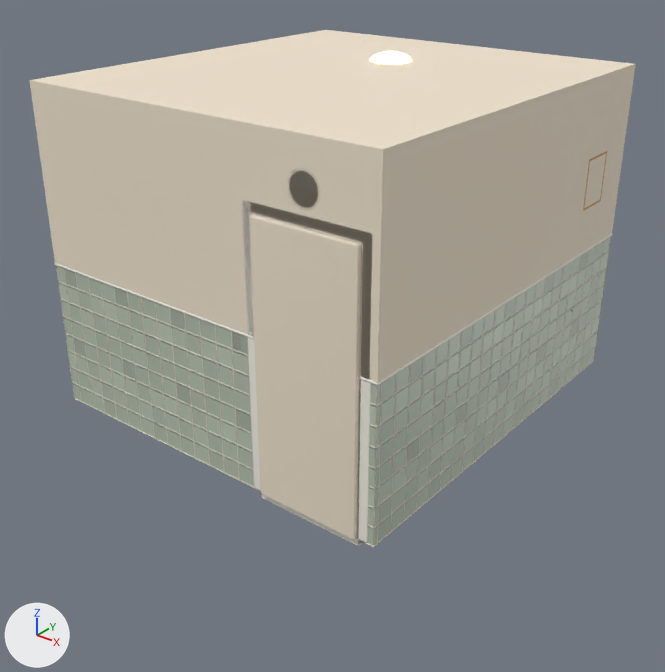
Two versions of the glTF model bathroom/art/bathroom_room.glb, one commit apart.
The view is the same before and after, from a 50 mm lens placed at (4.32, -6.54, 3.83), pointed at (0.33, -1.55, 0.73). Lighting does not change. The marker at lower left points along +X, +Y and +Z. The picture after the commit comes second. Where no turn or scale is listed for an object, it has been applied to the vertices.

The first picture shows 'Ceiling', 'DoorCasing', 'DoorLeaf', 'FrontPaint0', 'FrontPaint1', 'FrontPaint2', 'FrontTile0', 'FrontTile1', 'RightPaint0', 'RightTile0' and 9 more.
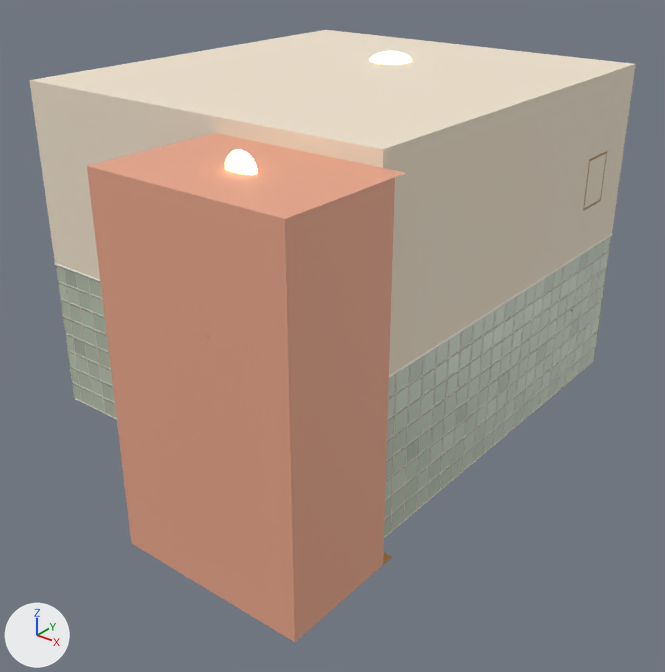
Changed parts and their boxes [x1, y1, x2, y2] in the pictures (665 x 672 px):
'HallEnd', added (beige): after [87, 166, 295, 642]
'HallRight', added (beige): after [285, 177, 395, 642]
'DoorLeaf', deleted (pale yellow): before [249, 215, 361, 540]
'HallCeiling', added (beige): after [89, 133, 405, 219]
'HallLamp', added (beige): after [225, 150, 258, 175]
'HallFloor', added: after [383, 553, 392, 565]
'FrontPaint2', unchanged, covered by the edit: before [29, 80, 254, 337]; after [29, 80, 248, 280]
'FrontTile1', unchanged, covered by the edit: before [56, 266, 255, 488]; after [56, 266, 117, 419]
'FrontPaint1', unchanged, covered by the edit: before [248, 123, 363, 243]; after [248, 123, 363, 164]
'FrontPaint0', unchanged, covered by the edit: before [360, 145, 383, 383]; after [363, 145, 383, 168]

The change, as a diff of the scene's bpy script:
```diff
--- a/bathroom/art/bathroom_room.glb.py
+++ b/bathroom/art/bathroom_room.glb.py
@@ mat_ck2_hallpaint @@
+mat_ck2_hallpaint = principled_material('CK2_HallPaint')
+mat_ck2_hallpaint.base_color = (0.823, 0.386, 0.258)  # beige #eaa78b
+mat_ck2_hallpaint.roughness = 0.62
@@ mat_ck2_halllamp @@
+mat_ck2_halllamp = principled_material('CK2_HallLamp')
+mat_ck2_halllamp.base_color = (1.0, 0.799, 0.539)  # beige #ffe7c2
+mat_ck2_halllamp.roughness = 0.4
+mat_ck2_halllamp.emission_color = (1.0, 0.658, 0.323)  # beige #ffd49a
+mat_ck2_halllamp.emission_strength = 3.0
@@ mat_ck2_hallfloor @@
+mat_ck2_hallfloor = principled_material('CK2_HallFloor')
+mat_ck2_hallfloor.base_color = (0.694, 0.352, 0.0723)  # orange #d9a04c
+mat_ck2_hallfloor.roughness = 0.62
@@ me_hallright @@
+me_hallright.from_pydata([(0.0, 0.42, -1.25), (0.0, -0.42, -1.25), (0.0, 0.42, 1.25), (0.0, -0.42, 1.25)], [], [(0, 1, 3), (0, 3, 2)])
+me_hallright.materials.append(mat_ck2_hallpaint)  # beige #eaa78b
@@ me_halllamp @@
+me_halllamp.from_pydata(...)  # a UV sphere (24 segments, 10 rings, poles along y) spanning x -0.11..0.11, y -0.049..0.049, z -0.11..0.11
+me_halllamp.materials.append(mat_ck2_halllamp)  # beige #ffe7c2, glowing beige #ffd49a
@@ me_hallfloor @@
+me_hallfloor.from_pydata([(-0.7, -0.475, 0.0), (0.7, -0.475, 0.0), (-0.7, 0.475, 0.0), (0.7, 0.475, 0.0)], [], [(0, 1, 3), (0, 3, 2)])
+me_hallfloor.materials.append(mat_ck2_hallfloor)  # orange #d9a04c
@@ me_hallend @@
+me_hallend.from_pydata([(0.7, 0.0, -1.25), (-0.7, 0.0, -1.25), (0.7, 0.0, 1.25), (-0.7, 0.0, 1.25)], [], [(0, 1, 3), (0, 3, 2)])
+me_hallend.materials.append(mat_ck2_hallpaint)  # beige #eaa78b
@@ me_hallceiling @@
+me_hallceiling.from_pydata([(-0.7, 0.475, 0.0), (0.7, 0.475, 0.0), (-0.7, -0.475, 0.0), (0.7, -0.475, 0.0)], [], [(0, 1, 3), (0, 3, 2)])
+me_hallceiling.materials.append(mat_ck2_hallpaint)  # beige #eaa78b
@@ ob_doorleaf @@
-ob_doorleaf = bpy.data.objects.new('DoorLeaf', me_doorleaf)
-ob_doorleaf.location = (1.0, -2.68, 0.0)
@@ ob_hallright @@
+ob_hallright = bpy.data.objects.new('HallRight', me_hallright)
+ob_hallright.location = (1.7, -3.175, 1.25)
@@ ob_halllamp @@
+ob_halllamp = bpy.data.objects.new('HallLamp', me_halllamp)
+ob_halllamp.location = (1.0, -3.15, 2.5)
@@ ob_hallfloor @@
+ob_hallfloor = bpy.data.objects.new('HallFloor', me_hallfloor)
+ob_hallfloor.location = (1.0, -3.125, 0.0)
@@ ob_hallend @@
+ob_hallend = bpy.data.objects.new('HallEnd', me_hallend)
+ob_hallend.location = (1.0, -3.6, 1.25)
@@ ob_hallceiling @@
+ob_hallceiling = bpy.data.objects.new('HallCeiling', me_hallceiling)
+ob_hallceiling.location = (1.0, -3.125, 2.5)
```
